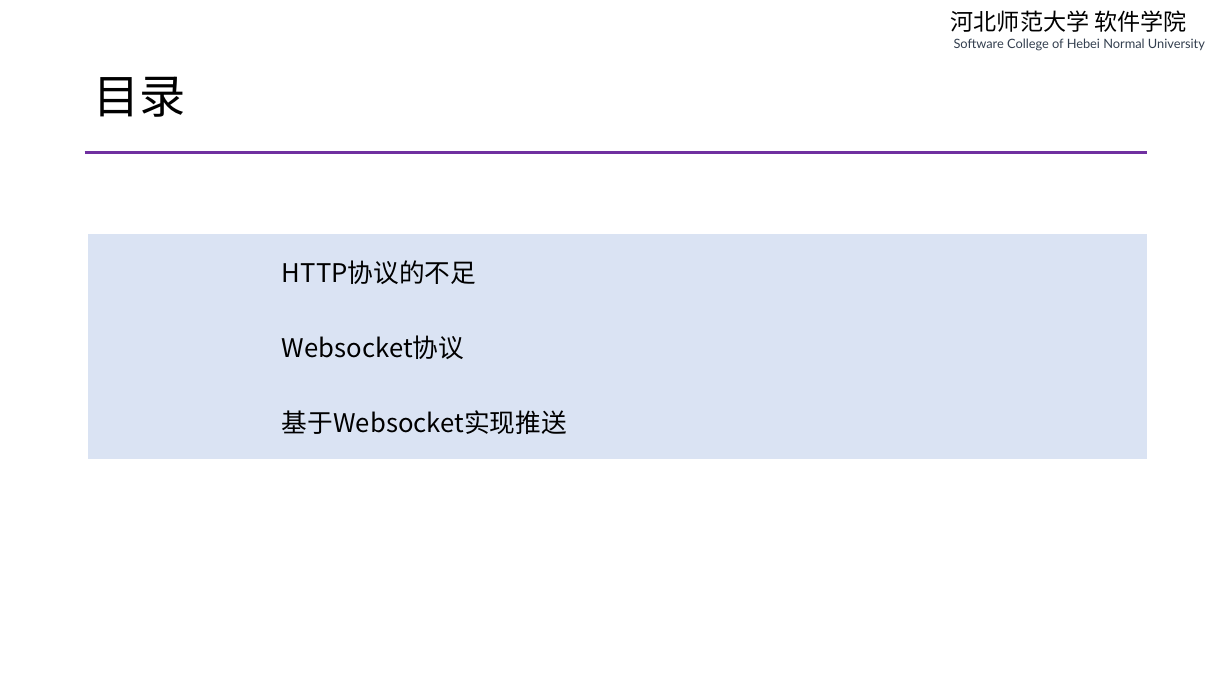
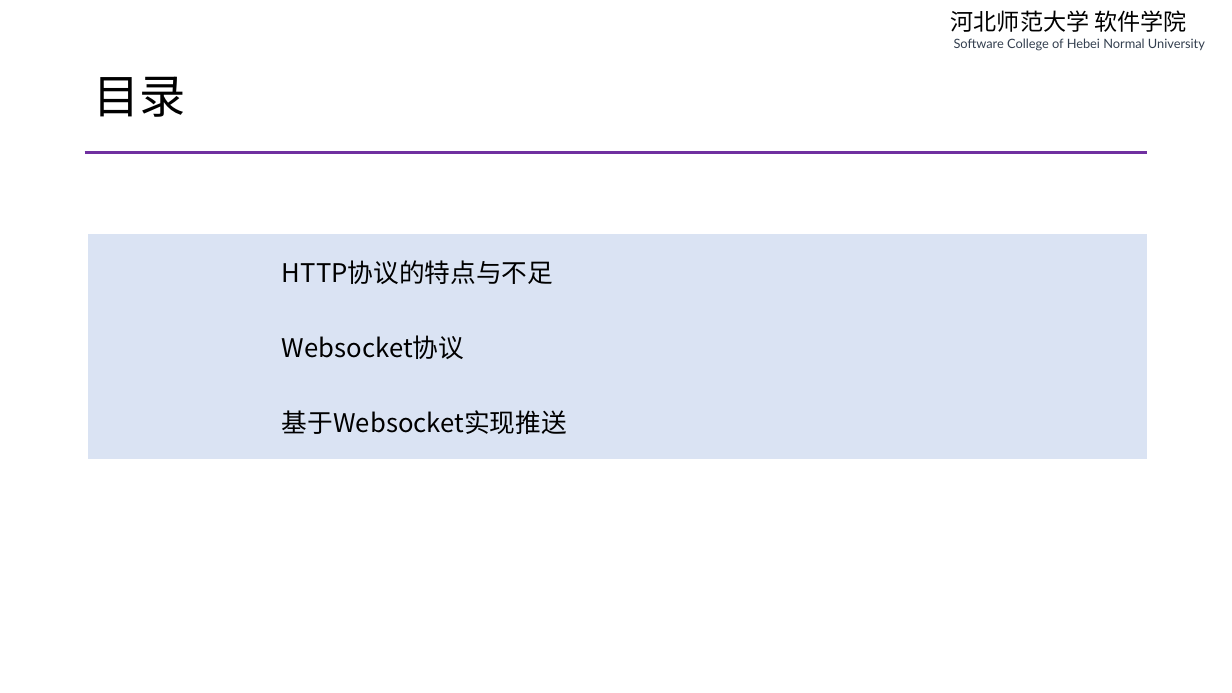
Before and after one commit to edu2act/course-php-serverside-development-on-linux, a slide deck: slide 2 of materials/slides/ch09-swoole-and-websocket.pptx. Drawn at 1232x693 pixels with LibreOffice and Linux fonts; fonts in the diff are those of the drawing. Boxes give left, top, right and bottom in pixels: in the first picture for what was removed or moved away, otherwise in the second. Text is boxed around its words. In the diff, an @@ line names an element or a change of style, - is before the commit and + after.

```diff
--- a/materials/slides/ch09-swoole-and-websocket.pptx
+++ b/materials/slides/ch09-swoole-and-websocket.pptx
@@ table at (x1=88, y1=234, x2=1148, y2=458) @@
-row 1, column 1: HTTP协议的不足
+row 1, column 1: HTTP协议的特点与不足
```
Also in this commit, not shown: 5 other slides changed, 4 slides added, 6 slides removed, 22 other files.
